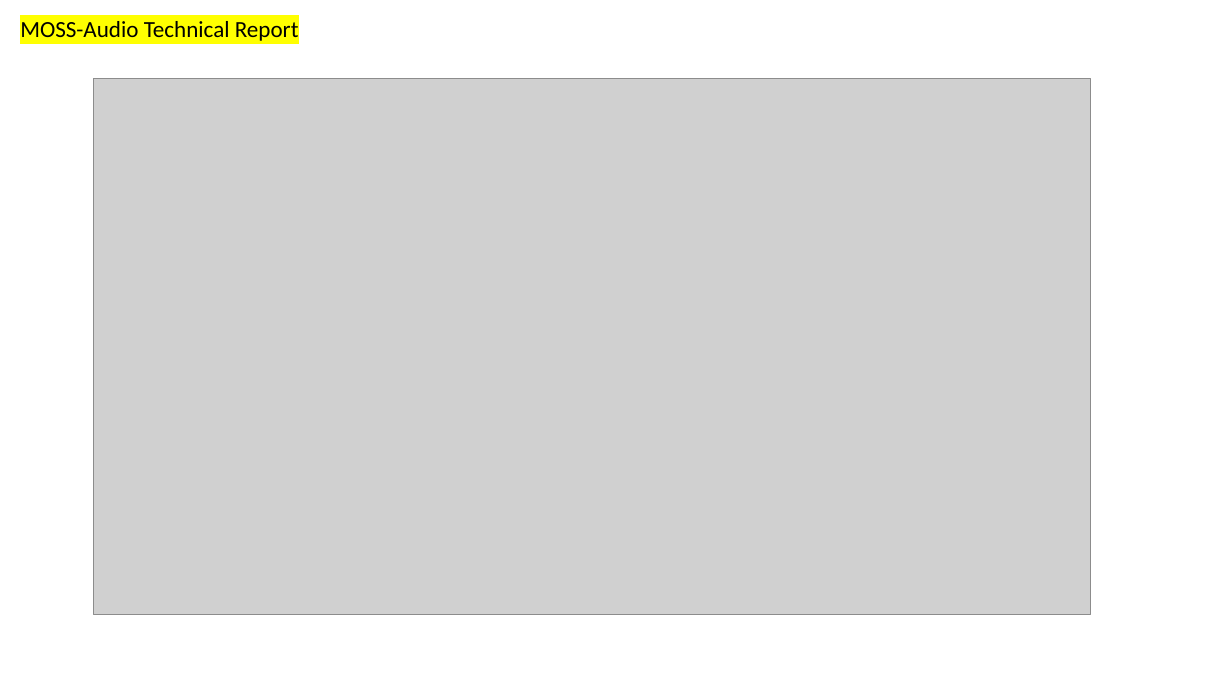
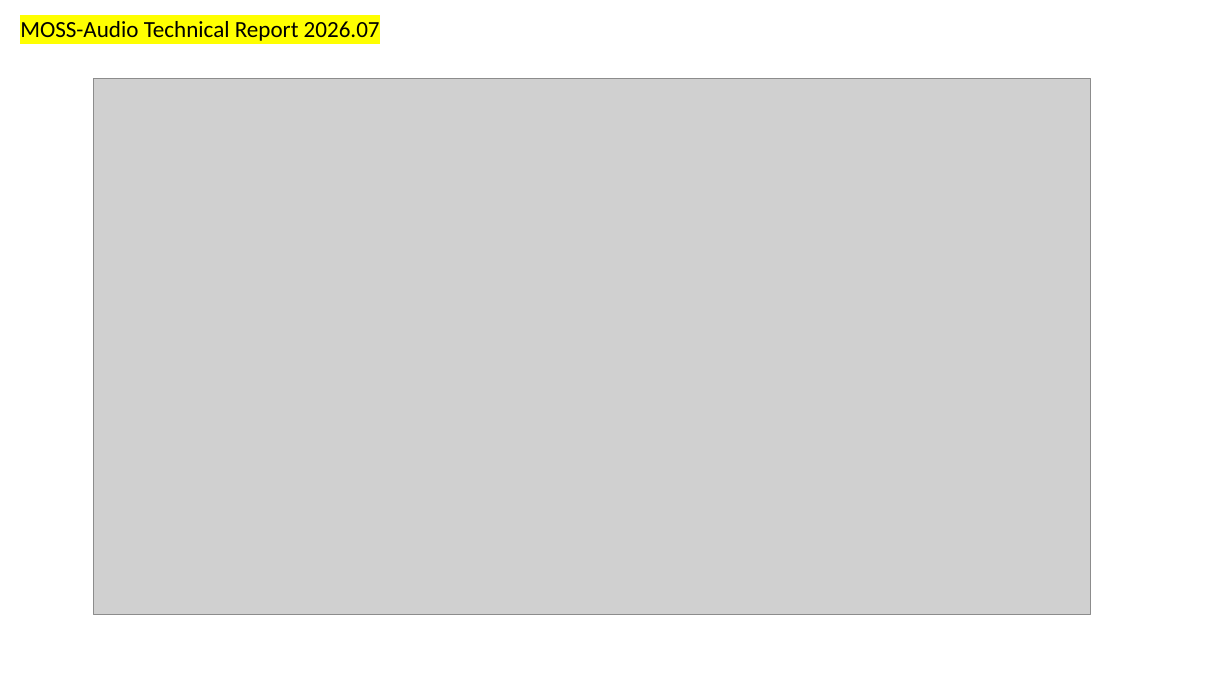
Before and after one commit to lovefunCode/AI-Breakthrough-Paper, a slide deck: slide 12 of RefineASR.pptx (slide 10 before the commit). Drawn at 1232x693 pixels with LibreOffice and Linux fonts; fonts in the diff are those of the drawing; grey boxes stand for pictures. Boxes give left, top, right and bottom in pixels: in the first picture for what was removed or moved away, otherwise in the second. Text is boxed around its words. In the diff, an @@ line names an element or a change of style, - is before the commit and + after.

```diff
--- a/RefineASR.pptx
+++ b/RefineASR.pptx
@@ text at bbox=[20, 21, 380, 41]: text changed @@
-MOSS-Audio Technical Report
+MOSS-Audio Technical Report 2026.07
```
Also in this commit, not shown: 1 other slide changed, 3 slides added, 1 slide removed.
